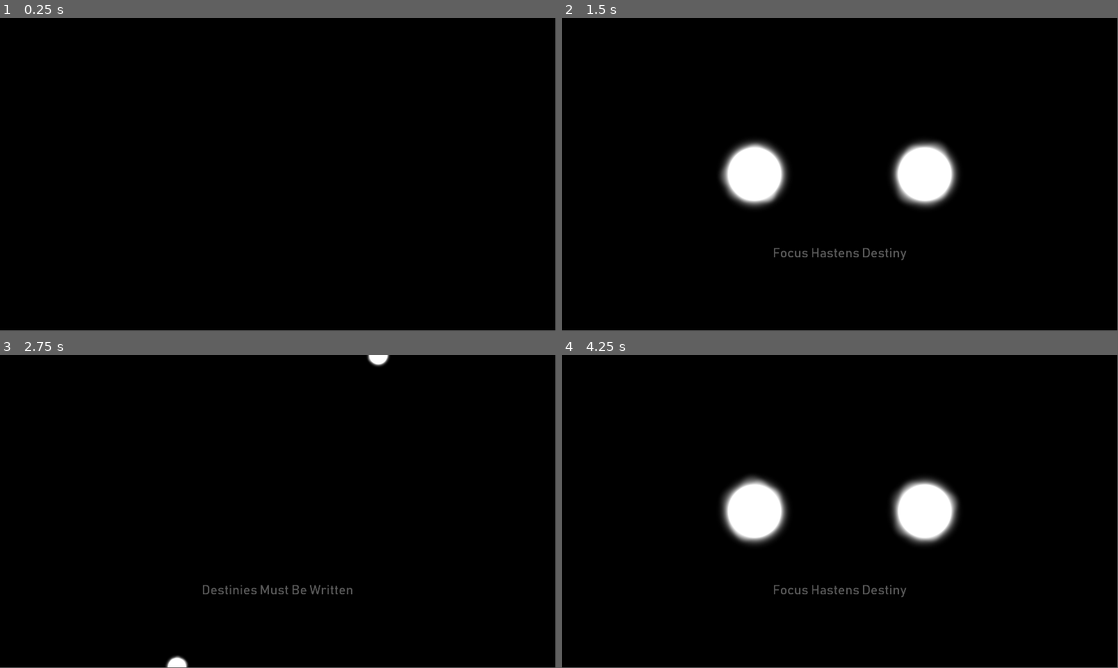
Above: before the commit, frames 1-4 (two rows, left to right).
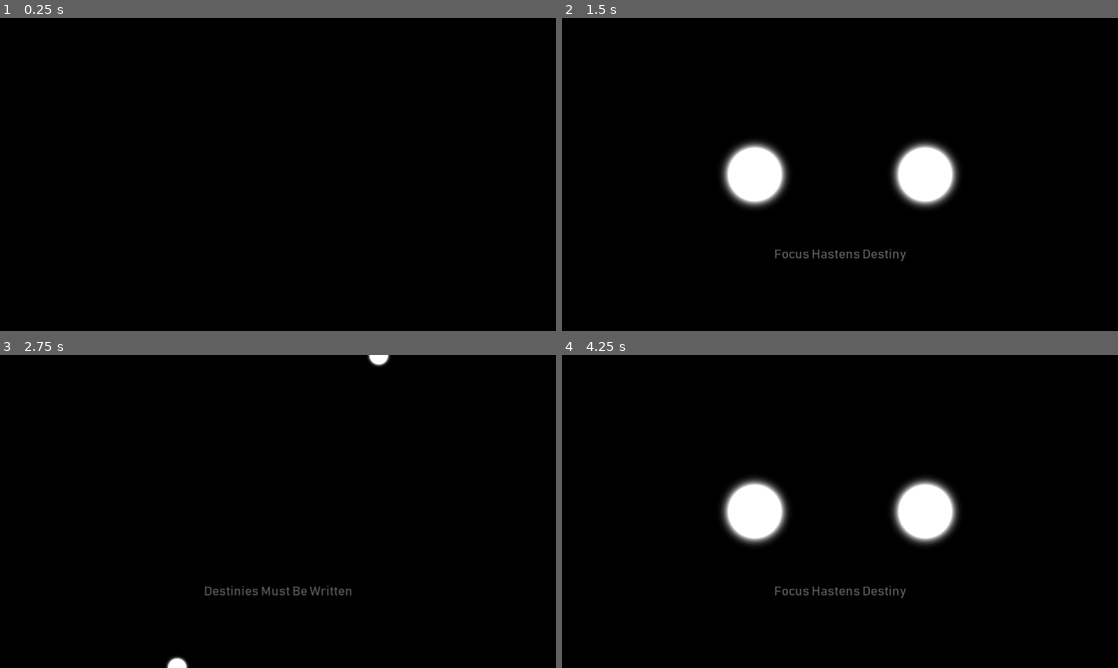
Above: after the commit, the same moments.

Repository: Dark-Gran/Spirit-Circles
Game: Godot game, scene res://src/Main.tscn
The game is run twice, just before and just after one commit, with the same random seed, the same clock (stepped at 60 frames per second) and the same inputs.
Inputs (mouse positions are in pixels of both pictures, inside the frame that each line leads up to):
- Up to frame 1 (0.25 s): no input
- Up to frame 2 (1.5 s): tap Enter at 0.5 s; move the mouse to (962, 158) at 0.52 s; hold Right (ui_right) 0.53-1.28 s; tap M (toggle_music) at 0.6, 1.35 s; tap Space (ui_accept) at 0.77 s; move the mouse to (728, 190) at 1.27 s; hold Left (ui_left) from 1.28 s (still down)
- Up to frame 3 (2.75 s): tap Space (ui_accept) at 1.52 s; move the mouse to (333, 442) at 2.02 s; release Left (ui_left) at 2.03 s; hold Right (ui_right) from 2.03 s (still down); tap M (toggle_music) at 2.1 s
- Up to frame 4 (4.25 s): move the mouse to (812, 574) at 2.77 s; tap M (toggle_music) at 2.85, 3.6 s; tap Space (ui_accept) at 3.02, 3.77 s; move the mouse to (1006, 558) at 3.52 s; release Right (ui_right) at 3.53 s; hold Left (ui_left) from 3.53 s (still down)
In our replay, the window is 799x449 before the commit and 800x450 after it. These sizes can differ from the game's own. Grey fills any space a smaller window leaves; there, only what the larger window draws over its background counts as a difference.

The runs differ from the first frame. In frame 1, only the window size differs. In frame 2, 0.6% of the frame differs, in the area x 28-71%, y 39-78%; in frame 3, 0.5%; in frame 4, 0.7%, in the area x 29-71%, y 38-78%.

Commit message:
resizability

Diff:
--- a/project.godot
+++ b/project.godot
@@ -14,11 +14,6 @@
 "language": "GDScript",
 "path": "res://src/world/Circle.gd"
 }, {
-"base": "",
-"class": "GitAPI",
-"language": "NativeScript",
-"path": "res://git_api.gdns"
-}, {
 "base": "Node2D",
 "class": "Level",
 "language": "GDScript",
@@ -31,7 +26,6 @@
 } ]
 _global_script_class_icons={
 "Circle": "",
-"GitAPI": "",
 "Level": "",
 "Switchable": ""
 }
@@ -57,22 +51,23 @@
 
 window/size/width=1920
 window/size/height=1080
-window/size/resizable=false
 window/size/fullscreen=true
 window/vsync/use_vsync=false
 mouse_cursor/custom_image="res://assets/arrow.png"
+window/stretch/mode="2d"
+window/stretch/aspect="expand"
 
 [gdnative]
 
-singletons=[ "res://git_api.gdnlib" ]
+singletons=[  ]
 
 [input]
 
 ui_accept={
 "deadzone": 0.5,
-"events": [ Object(InputEventKey,"resource_local_to_scene":false,"resource_name":"","device":0,"alt":false,"shift":false,"control":false,"meta":false,"command":false,"pressed":false,"scancode":32,"unicode":0,"echo":false,"script":null)
+"events": [ Object(InputEventKey,"resource_local_to_scene":false,"resource_name":"","device":0,"alt":false,"shift":false,"control":false,"meta":false,"command":false,"pressed":false,"scancode":32,"physical_scancode":0,"unicode":0,"echo":false,"script":null)
 , Object(InputEventJoypadButton,"resource_local_to_scene":false,"resource_name":"","device":0,"button_index":0,"pressure":0.0,"pressed":false,"script":null)
-, Object(InputEventKey,"resource_local_to_scene":false,"resource_name":"","device":0,"alt":false,"shift":false,"control":false,"meta":false,"command":false,"pressed":false,"scancode":16777222,"unicode":0,"echo":false,"script":null)
+, Object(InputEventKey,"resource_local_to_scene":false,"resource_name":"","device":0,"alt":false,"shift":false,"control":false,"meta":false,"command":false,"pressed":false,"scancode":16777222,"physical_scancode":0,"unicode":0,"echo":false,"script":null)
  ]
 }
 ui_select={
@@ -84,32 +79,32 @@
 }
 ui_reload={
 "deadzone": 0.5,
-"events": [ Object(InputEventKey,"resource_local_to_scene":false,"resource_name":"","device":0,"alt":false,"shift":false,"control":false,"meta":false,"command":false,"pressed":false,"scancode":82,"unicode":0,"echo":false,"script":null)
+"events": [ Object(InputEventKey,"resource_local_to_scene":false,"resource_name":"","device":0,"alt":false,"shift":false,"control":false,"meta":false,"command":false,"pressed":false,"scancode":82,"physical_scancode":0,"unicode":0,"echo":false,"script":null)
  ]
 }
 ui_fps={
 "deadzone": 0.5,
-"events": [ Object(InputEventKey,"resource_local_to_scene":false,"resource_name":"","device":0,"alt":false,"shift":false,"control":false,"meta":false,"command":false,"pressed":false,"scancode":16777247,"unicode":0,"echo":false,"script":null)
+"events": [ Object(InputEventKey,"resource_local_to_scene":false,"resource_name":"","device":0,"alt":false,"shift":false,"control":false,"meta":false,"command":false,"pressed":false,"scancode":16777247,"physical_scancode":0,"unicode":0,"echo":false,"script":null)
  ]
 }
 toggle_fullscreen={
 "deadzone": 0.5,
-"events": [ Object(InputEventKey,"resource_local_to_scene":false,"resource_name":"","device":0,"alt":true,"shift":false,"control":false,"meta":false,"command":false,"pressed":false,"scancode":16777221,"unicode":0,"echo":false,"script":null)
+"events": [ Object(InputEventKey,"resource_local_to_scene":false,"resource_name":"","device":0,"alt":true,"shift":false,"control":false,"meta":false,"command":false,"pressed":false,"scancode":16777221,"physical_scancode":0,"unicode":0,"echo":false,"script":null)
  ]
 }
 ui_times={
 "deadzone": 0.5,
-"events": [ Object(InputEventKey,"resource_local_to_scene":false,"resource_name":"","device":0,"alt":false,"shift":false,"control":false,"meta":false,"command":false,"pressed":false,"scancode":16777255,"unicode":0,"echo":false,"script":null)
+"events": [ Object(InputEventKey,"resource_local_to_scene":false,"resource_name":"","device":0,"alt":false,"shift":false,"control":false,"meta":false,"command":false,"pressed":false,"scancode":16777255,"physical_scancode":0,"unicode":0,"echo":false,"script":null)
  ]
 }
 ui_timer={
 "deadzone": 0.5,
-"events": [ Object(InputEventKey,"resource_local_to_scene":false,"resource_name":"","device":0,"alt":false,"shift":false,"control":false,"meta":false,"command":false,"pressed":false,"scancode":16777248,"unicode":0,"echo":false,"script":null)
+"events": [ Object(InputEventKey,"resource_local_to_scene":false,"resource_name":"","device":0,"alt":false,"shift":false,"control":false,"meta":false,"command":false,"pressed":false,"scancode":16777248,"physical_scancode":0,"unicode":0,"echo":false,"script":null)
  ]
 }
 toggle_music={
 "deadzone": 0.5,
-"events": [ Object(InputEventKey,"resource_local_to_scene":false,"resource_name":"","device":0,"alt":false,"shift":false,"control":false,"meta":false,"command":false,"pressed":false,"scancode":77,"unicode":0,"echo":false,"script":null)
+"events": [ Object(InputEventKey,"resource_local_to_scene":false,"resource_name":"","device":0,"alt":false,"shift":false,"control":false,"meta":false,"command":false,"pressed":false,"scancode":77,"physical_scancode":0,"unicode":0,"echo":false,"script":null)
  ]
 }
 
@@ -123,6 +118,6 @@
 
 quality/intended_usage/framebuffer_allocation=0
 quality/intended_usage/framebuffer_allocation.mobile=0
-environment/default_clear_color=Color( 0, 0, 0, 1 )
+environment/default_clear_color=Color( 0.02, 0.02, 0.02, 1 )
 quality/filters/msaa=3
 environment/default_environment="res://default_env.tres"
--- a/src/intro/Intro.tscn
+++ b/src/intro/Intro.tscn
@@ -6,6 +6,11 @@
 [node name="Intro" type="Node2D"]
 script = ExtResource( 1 )
 
+[node name="ColorRect" type="ColorRect" parent="."]
+margin_right = 1920.0
+margin_bottom = 1080.0
+color = Color( 0, 0, 0, 1 )
+
 [node name="Sprite" type="Sprite" parent="."]
 position = Vector2( 960, 516 )
 texture = ExtResource( 2 )
--- a/src/world/World.tscn
+++ b/src/world/World.tscn
@@ -32,6 +32,12 @@
 
 [node name="World" type="Node2D"]
 script = ExtResource( 1 )
+
+[node name="ColorRect" type="ColorRect" parent="."]
+show_behind_parent = true
+margin_right = 1920.0
+margin_bottom = 1080.0
+color = Color( 0, 0, 0, 1 )
 
 [node name="DebugGUI" parent="." instance=ExtResource( 2 )]
 
@@ -88,9 +94,9 @@
 
 [node name="HypoCircle" type="Area2D" parent="."]
 scale = Vector2( 4, 4 )
+collision_layer = 2
+monitorable = false
 gravity_vec = Vector2( 0, 0 )
-monitorable = false
-collision_layer = 2
 
 [node name="CollisionShape2D" type="CollisionShape2D" parent="HypoCircle"]
 shape = SubResource( 4 )
